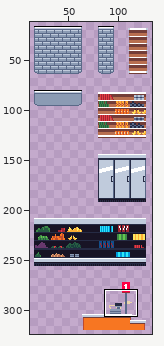
Edited in one commit: pixel-art file (Aseprite/tileset.aseprite). The picture above shows the old version from afar; the outline marks the close-up.
Close-up. Before:
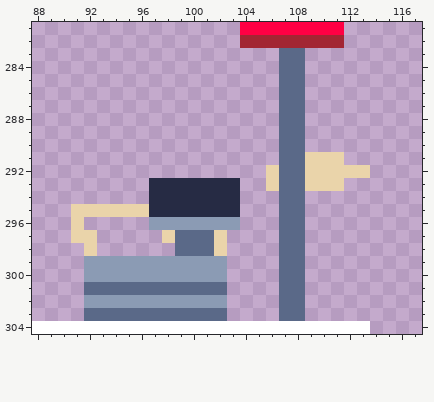
144x432 pixels, 1 frame. Shown: x 88..117, y 281..304. The wide view leaves out empty margins.
New version:
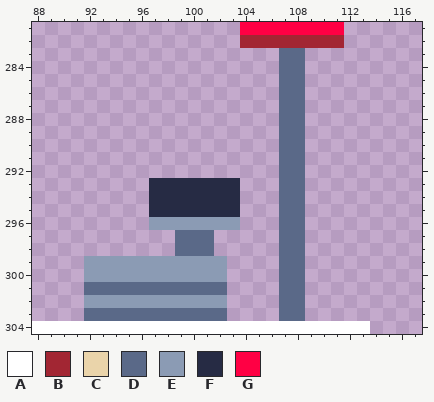
Palette (. is transparent): A #ffffff  B #a22633  C #ead4aa  D #5a6988  E #8b9bb4  F #262b44  G #ff0044
Diff:
Layer "fg":
The author cleared colour C in row 291 at x 109 to 111; in row 292 at x 106 and 109 to 113; in row 293 at x 106 and 109 to 111; in row 295 at x 91 to 96; in row 296 at x 91; in row 297 at x 91 to 92, 98 and 102.
The author cleared colour C in row 298 at x 92 and 102.
Changed places in both close-ups, as pixel boxes (x1, y1, x2, y2):
erased: (266, 152, 370, 191)
erased: (71, 204, 227, 256)
